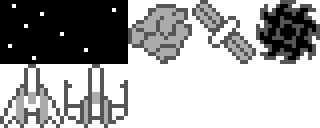
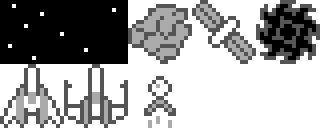
Layered file, before and after one edit (320 x 128). Changes by layer:
added layer "scout" above "blackHole" over [144, 76, 176, 128]
